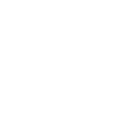
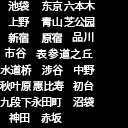
Layers edited between the first and the second 128×128 image:
showed "图层 2" over left=0, top=0, right=128, bottom=128
